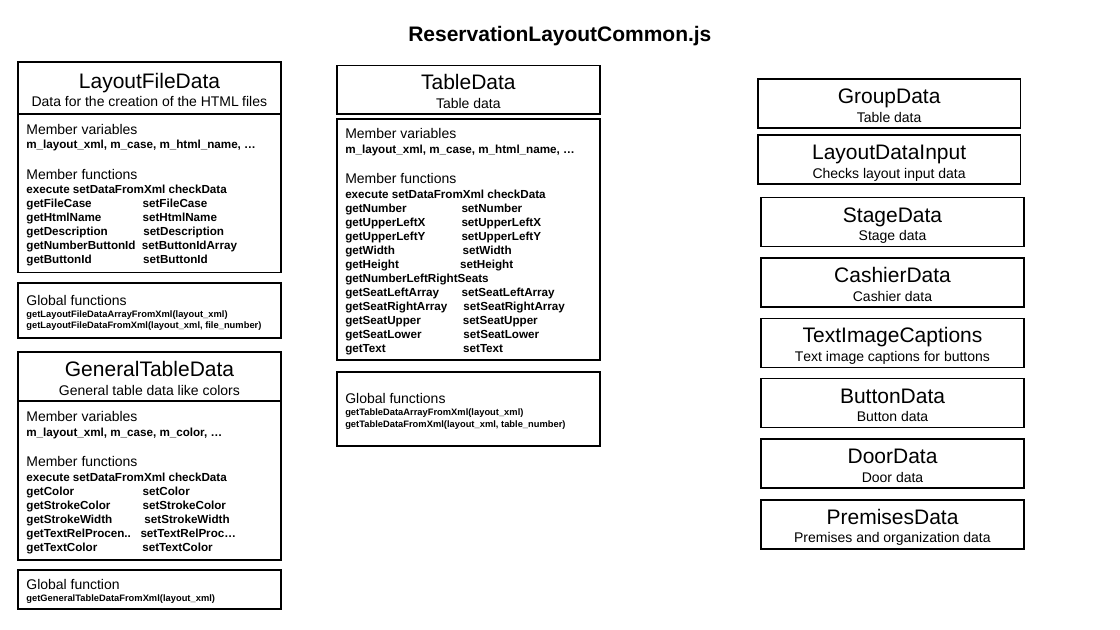
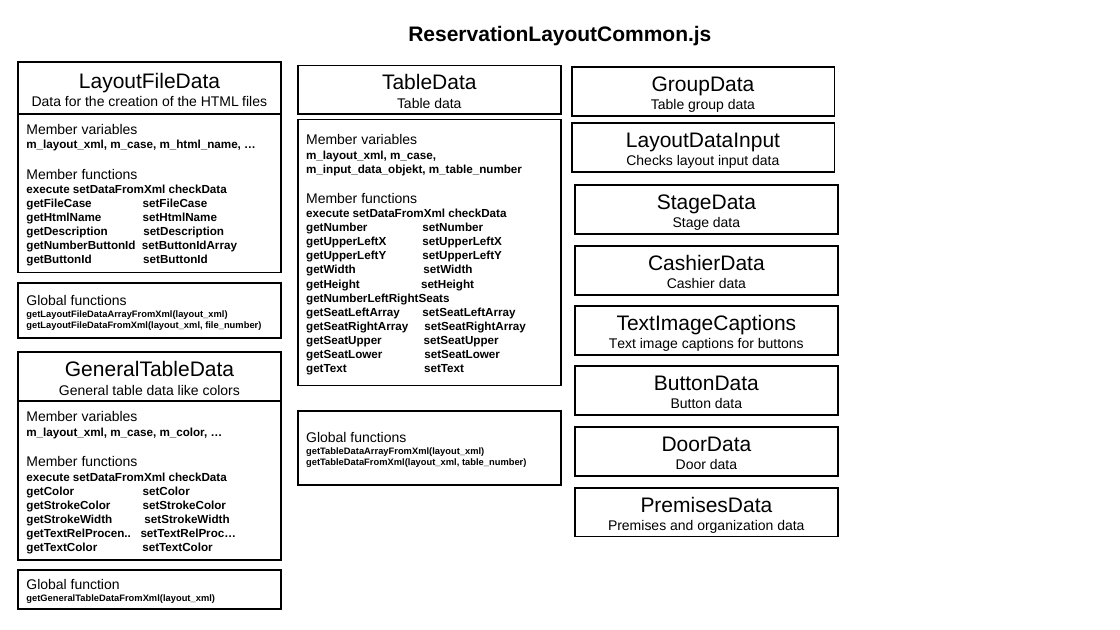
Before and after one commit to JazzLiveAarau/WwwReservationLayout, a slide deck: slide 15 of Description/ReservationLayout.pptx. Drawn at 1120x630 pixels with LibreOffice and Linux fonts; fonts in the diff are those of the drawing. Boxes give left, top, right and bottom in pixels: in the first picture for what was removed or moved away, otherwise in the second. Text is boxed around its words. In the diff, an @@ line names an element or a change of style, - is before the commit and + after.

Commit message:
Documentation data and SVG  classes

```diff
--- a/Description/ReservationLayout.pptx
+++ b/Description/ReservationLayout.pptx
@@ rectangle "TableData" moved from (x1=337, y1=66, x2=600, y2=114) to (x1=298, y1=66, x2=561, y2=114) @@
@@ 6 rectangles moved together from (x1=758, y1=79, x2=1024, y2=549) to (x1=572, y1=67, x2=839, y2=537) @@
@@ rectangle "Member variables" resized from (x1=337, y1=119, x2=600, y2=360) to (x1=298, y1=119, x2=561, y2=386) @@
@@ text in rectangle at (x1=651, y1=99, x2=755, y2=112): text changed @@
-Table data
+Table group data
@@ text in rectangle at (x1=306, y1=150, x2=522, y2=175): text changed @@
-m_layout_xml, m_case, m_html_name, …
+m_layout_xml, m_case, m_input_data_objekt, m_table_number
@@ rectangle "CashierData" moved from (x1=761, y1=259, x2=1024, y2=308) to (x1=576, y1=246, x2=839, y2=295) @@
@@ rectangle "ButtonData" moved from (x1=761, y1=379, x2=1024, y2=428) to (x1=576, y1=366, x2=839, y2=415) @@
@@ rectangle "Global functions" moved from (x1=337, y1=372, x2=600, y2=446) to (x1=298, y1=412, x2=561, y2=486) @@
```
Also in this commit, not shown: 1 slide added, 1 other file.
